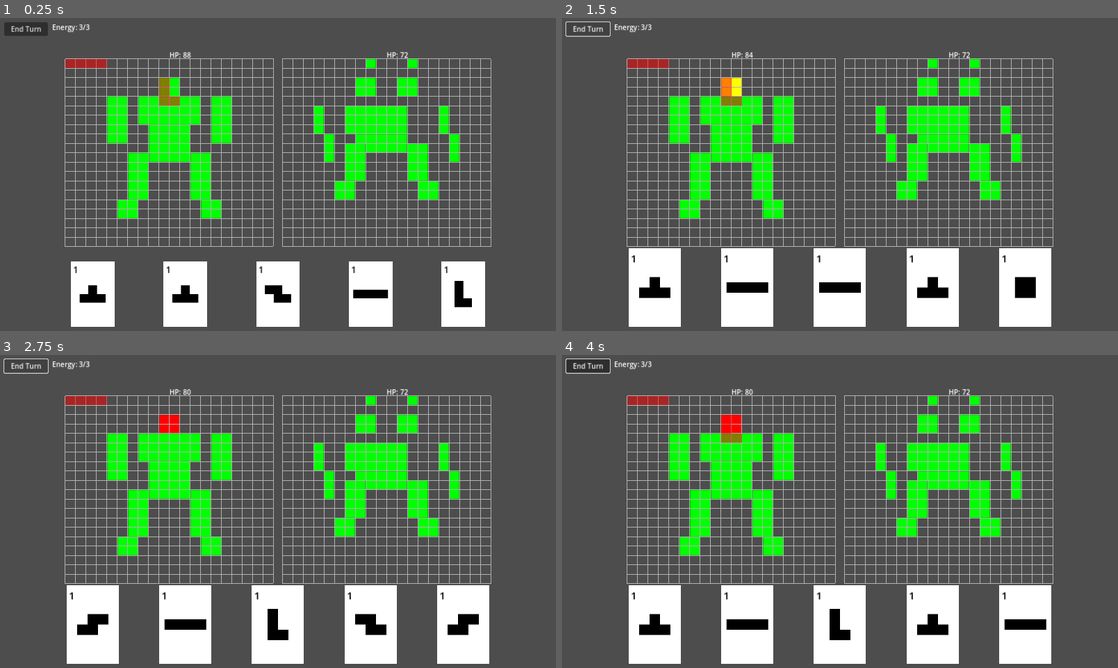
Above: before the commit, frames 1-4 (two rows, left to right).
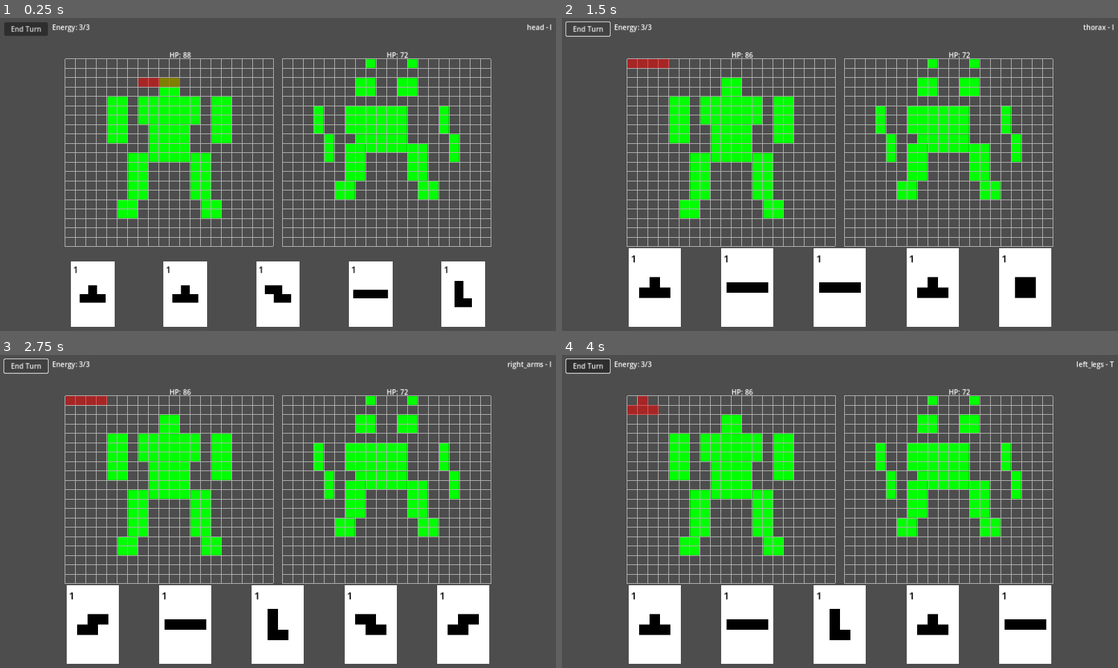
Above: after the commit, the same moments.

Repository: dBinet/SquirrelAttack
Game: Godot game, scene res://scenes/Main.tscn
The game is run twice, just before and just after one commit, with the same random seed, the same clock (stepped at 60 frames per second) and the same inputs.
Inputs (mouse positions are in pixels of both pictures, inside the frame that each line leads up to):
- Up to frame 1 (0.25 s): no input
- Up to frame 2 (1.5 s): click "End Turn" at 0.5 s; click "End Turn" at 1.25 s
- Up to frame 3 (2.75 s): click "End Turn" at 2 s
- Up to frame 4 (4 s): tap Enter at 2.75 s; move the mouse to (962, 495) at 2.77 s; click (962, 495) at 2.92 s; tap Space at 3.5 s; drag from (728, 527) to (812, 574) at 3.52 s

The runs differ from the first frame. In frame 1, 0.6% of the frame differs, in the area x 11-100%, y 2-28%; in frame 2, 0.4%; in frame 3, 0.3%; in frame 4, 0.7%.

Commit message:
Simplify enemy attack selection

Diff:
--- a/scripts/Main.gd
+++ b/scripts/Main.gd
@@ -8,6 +8,7 @@
 var _player_health_label: Label
 var _enemy_health_label: Label
 var _hover_label: Label
+var _attack_label: Label
 const ENERGY_PER_TURN := 3
 var _energy_available: int = ENERGY_PER_TURN
 var _player_health: int = 0
@@ -73,6 +74,12 @@
     _hover_label.visible = false
     add_child(_hover_label)
 
+    _attack_label = Label.new()
+    _attack_label.custom_minimum_size = Vector2(150, 20)
+    _attack_label.horizontal_alignment = HORIZONTAL_ALIGNMENT_RIGHT
+    add_child(_attack_label)
+    _update_attack_label_position()
+
     # Create sprite placeholders for the alien and mech behind the grids
     _alien_sprite = Sprite2D.new()
     _alien_sprite.texture = CHARACTER_DATA.get_texture(_current_alien_name)
@@ -108,6 +115,7 @@
         _update_scale()
         _update_card_positions()
         _position_grids()
+        _update_attack_label_position()
 
     _update_hover_label()
 
@@ -136,6 +144,7 @@
     _grids[1].position = Vector2(start_x + grid_width + GRID_MARGIN, top_y)
     _update_health_label_positions()
     _update_creature_positions()
+    _update_attack_label_position()
 
 func _update_scale() -> void:
     var viewport_size := _previous_viewport_size
@@ -146,6 +155,7 @@
     Grid.set_cell_size(new_size)
     Card.update_scale(new_size)
     _update_character_scale()
+    _update_attack_label_position()
 
 func on_card_dropped(card: Card) -> bool:
     if _energy_available < card.energy_cost:
@@ -182,49 +192,47 @@
             living.append(String(g))
     if living.is_empty():
         _grids[_mech_grid_idx].highlight_random_cells(HAZARDS_PER_ROUND)
-        return
-
-    living.shuffle()
-    var num_parts: int = min(3, living.size())
-    var highlight_cells: Array[Vector2i] = []
-    for i in range(num_parts):
-        var part := living[i]
-        var shapes: Array = ATTACK_DATA.get_shapes_for_part(part, _current_alien_name)
-        if shapes.is_empty():
-            continue
-        var best_cells: Array[Vector2i] = []
-        var best_score := -1
-        for s in shapes:
-            if typeof(s) != TYPE_STRING:
-                continue
-            var blocks: Array[Vector2] = ShapeData.get_blocks(String(s))
-            if blocks.is_empty():
-                continue
-            var bounds := _get_shape_bounds(blocks)
-            for x in range(Grid.COLS - int(bounds.size.x) + 1):
-                for y in range(Grid.ROWS - int(bounds.size.y) + 1):
-                    var cells: Array[Vector2i] = []
-                    for b in blocks:
-                        var cx := int(b.x - int(bounds.position.x) + x)
-                        var cy := int(b.y - int(bounds.position.y) + y)
-                        cells.append(Vector2i(cx, cy))
-                    var score := 0
-                    for c in cells:
-                        var center := _grids[_mech_grid_idx].to_global(Vector2((c.x + 0.5) * Grid.CELL_SIZE, (c.y + 0.5) * Grid.CELL_SIZE))
-                        var gname := CHARACTER_DATA.group_at_point(_current_mech_name, _mech_sprite, center)
-                        if gname == part and CHARACTER_DATA.get_group_health(_current_mech_name, gname) > 0:
-                            score += 1
-                    if score > best_score:
-                        best_score = score
-                        best_cells = cells
-        for c in best_cells:
-            if not highlight_cells.has(c):
-                highlight_cells.append(c)
-
-    if highlight_cells.is_empty():
+        if _attack_label:
+            _attack_label.text = ""
+        return
+
+    var part := living[randi_range(0, living.size() - 1)]
+    var shapes: Array = ATTACK_DATA.get_shapes_for_part(part, _current_alien_name)
+    if shapes.is_empty():
+        _grids[_mech_grid_idx].highlight_random_cells(HAZARDS_PER_ROUND)
+        if _attack_label:
+            _attack_label.text = part
+        return
+    var shape_name := String(shapes[randi_range(0, shapes.size() - 1)])
+    if _attack_label:
+        _attack_label.text = "%s - %s" % [part, shape_name]
+    var blocks: Array[Vector2] = ShapeData.get_blocks(shape_name)
+    if blocks.is_empty():
+        _grids[_mech_grid_idx].highlight_random_cells(HAZARDS_PER_ROUND)
+        return
+    var bounds := _get_shape_bounds(blocks)
+    var best_cells: Array[Vector2i] = []
+    var best_score := -1
+    for x in range(Grid.COLS - int(bounds.size.x) + 1):
+        for y in range(Grid.ROWS - int(bounds.size.y) + 1):
+            var cells: Array[Vector2i] = []
+            for b in blocks:
+                var cx := int(b.x - int(bounds.position.x) + x)
+                var cy := int(b.y - int(bounds.position.y) + y)
+                cells.append(Vector2i(cx, cy))
+            var score := 0
+            for c in cells:
+                var center := _grids[_mech_grid_idx].to_global(Vector2((c.x + 0.5) * Grid.CELL_SIZE, (c.y + 0.5) * Grid.CELL_SIZE))
+                var gname := CHARACTER_DATA.group_at_point(_current_mech_name, _mech_sprite, center)
+                if gname == part and CHARACTER_DATA.get_group_health(_current_mech_name, gname) > 0:
+                    score += 1
+            if score > best_score:
+                best_score = score
+                best_cells = cells
+    if best_cells.is_empty():
         _grids[_mech_grid_idx].highlight_random_cells(HAZARDS_PER_ROUND)
     else:
-        _grids[_mech_grid_idx].highlight_attack(highlight_cells)
+        _grids[_mech_grid_idx].highlight_attack(best_cells)
 
 func _apply_danger_damage() -> void:
     if _grids.size() < 2:
@@ -290,6 +298,12 @@
     var grid_width := Grid.COLS * Grid.CELL_SIZE
     _player_health_label.position = _grids[_mech_grid_idx].position + Vector2(grid_width / 2, -20)
     _enemy_health_label.position = _grids[_alien_grid_idx].position + Vector2(grid_width / 2, -20)
+
+func _update_attack_label_position() -> void:
+    if _attack_label == null:
+        return
+    var viewport_size := _previous_viewport_size
+    _attack_label.position = Vector2(viewport_size.x - 160, 10)
 
 func _apply_damage(grid_idx: int, card: Card) -> void:
     if grid_idx == _alien_grid_idx and _alien_sprite and _alien_sprite.texture:
